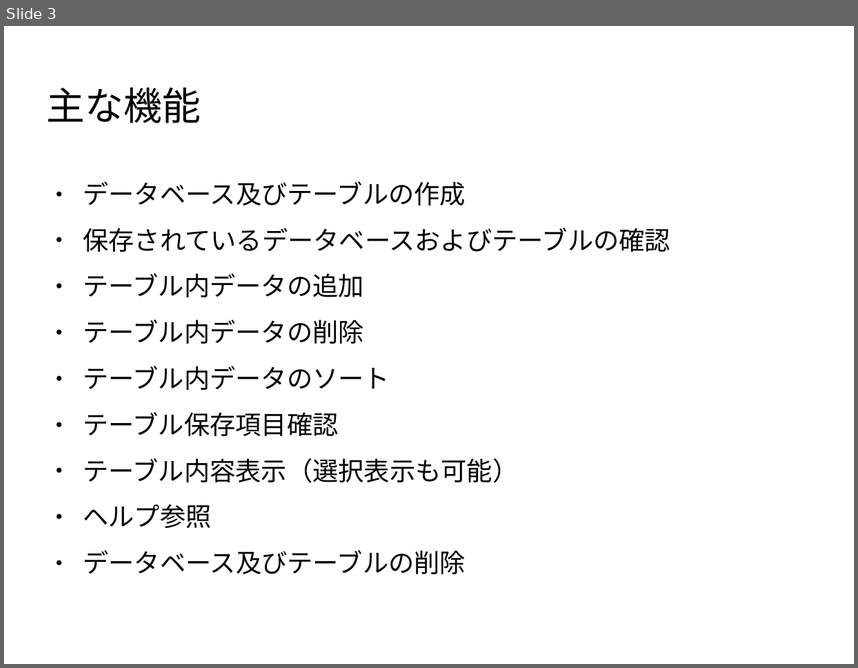
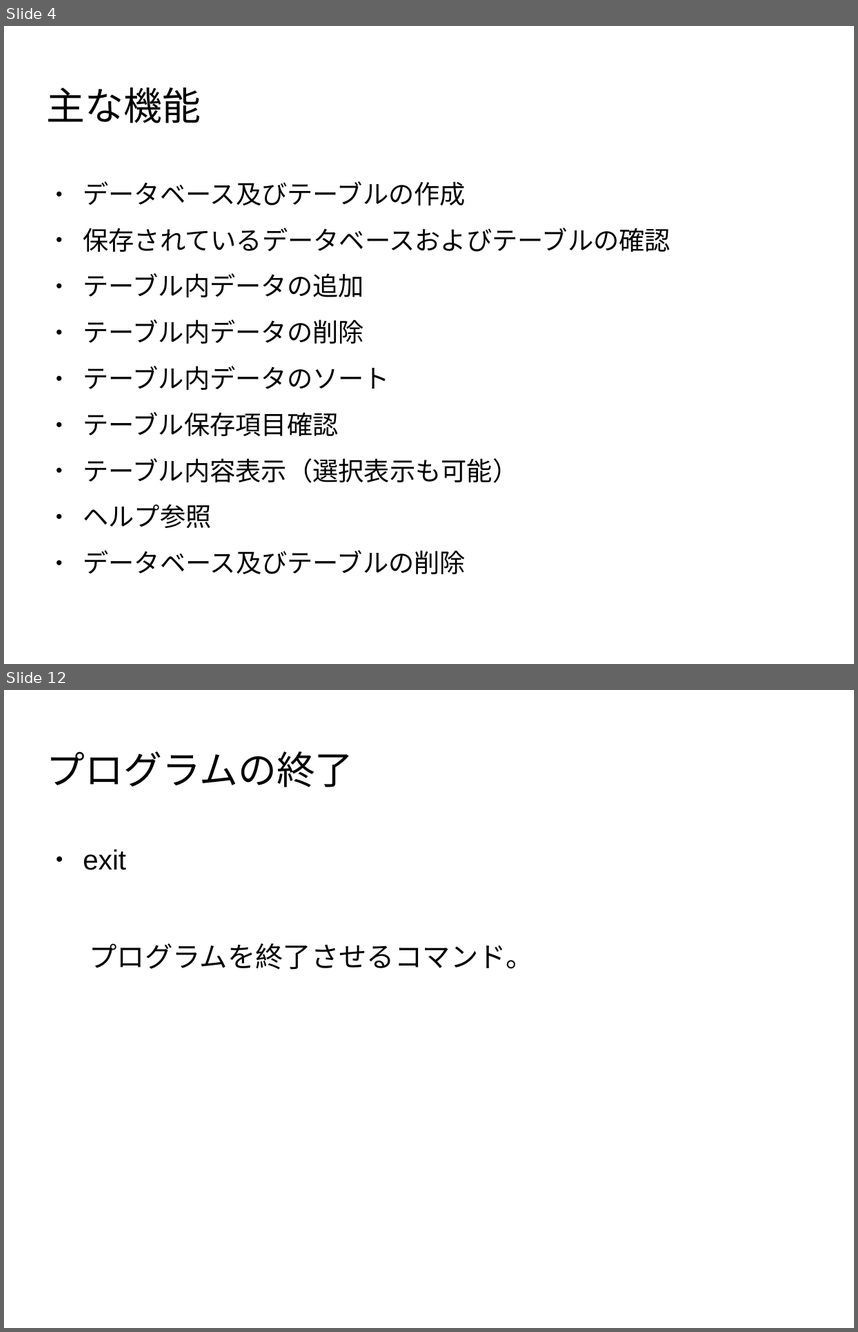
Before and after one commit to kuboshiba/KuboQL, a slide deck: KuboQL.odp. Shown one above the other, each under a label of ours: slide 3 before the commit, slides 4 and 12 after it; the slides between them are not shown. The pictures are 858x668 and 858x1332 pixels, drawn with LibreOffice and Linux fonts; fonts in the diff are those of the drawing; background and template pictures are left out. Boxes give left, top, right and bottom in pixels: in the first picture for what was removed or moved away, otherwise in the second. Text is boxed around its words. In the diff, an @@ line names an element or a change of style, - is before the commit and + after.

```diff
--- a/KuboQL.odp
+++ b/KuboQL.odp
@@ slide 12 added at (x1=4, y1=690, x2=854, y2=1328), background picture (left out) @@
@@ title added at (x1=47, y1=751, x2=354, y2=787), 36 pt, text #000000 @@
+プログラムの終了
@@ text added at (x1=83, y1=849, x2=533, y2=969), 26 pt, text #000000 @@
+● exit
+プログラムを終了させるコマンド。
@@ what was slide 3 is now slide 4 @@
```
Also in this commit, not shown: 2 slides changed, 7 other slides added.
